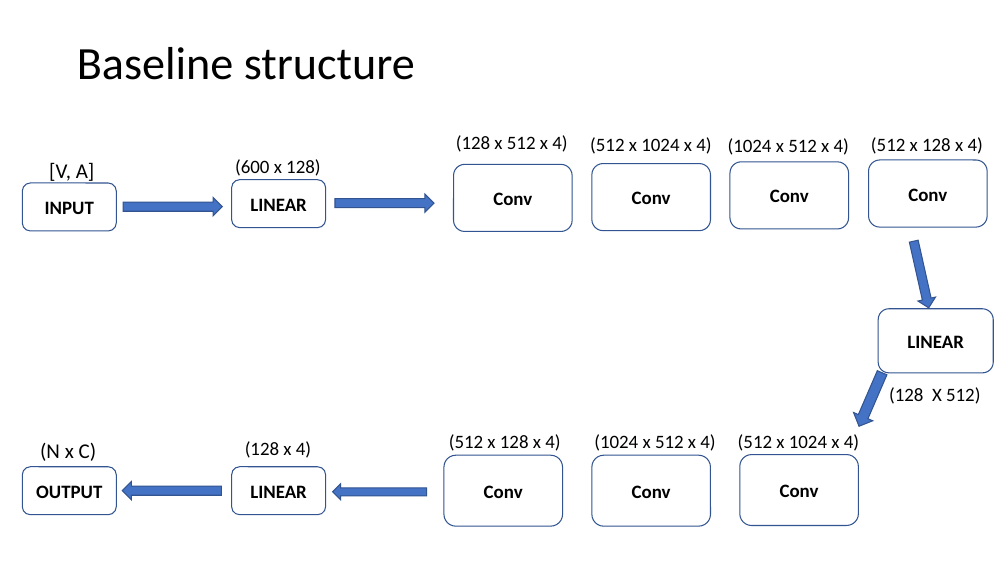
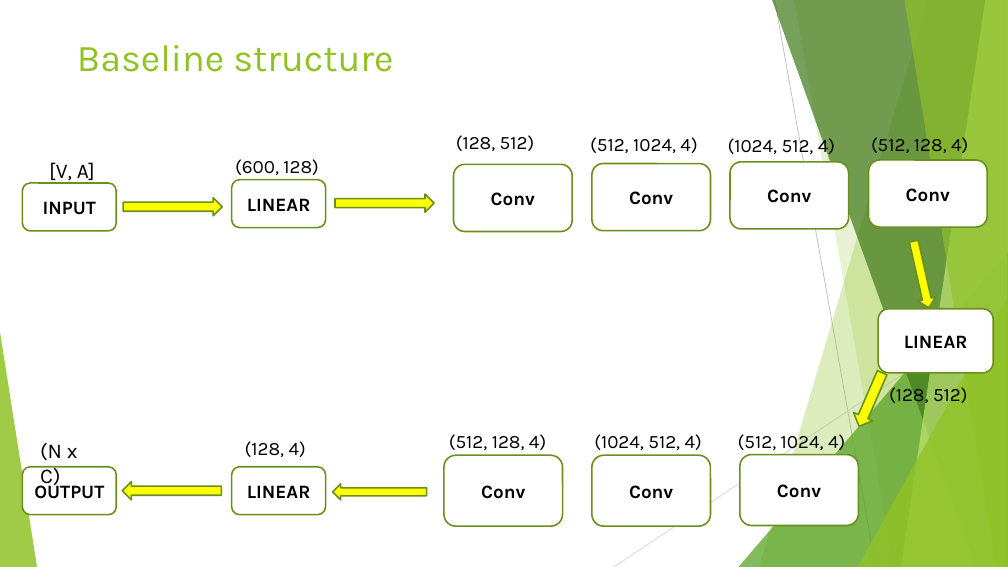
Before and after one commit to bql20000/Full_Flax, a slide deck: slide 13 of KV3 - Fullflax.pptx (slide 8 before the commit). Drawn at 1008x567 pixels with LibreOffice and Linux fonts; fonts in the diff are those of the drawing. Boxes give left, top, right and bottom in pixels: in the first picture for what was removed or moved away, otherwise in the second. Text is boxed around its words. In the diff, an @@ line names an element or a change of style, - is before the commit and + after.

Commit message:
fix slide

```diff
--- a/KV3 - Fullflax.pptx
+++ b/KV3 - Fullflax.pptx
@@ title "Baseline structure" at bbox=[77, 45, 393, 72]: size 44 to 36 pt, font Calibri to Karla, text colour #000000 to #90C226; line spacing 0.9 to 1; vertical alignment middle to top @@
@@ text at bbox=[456, 135, 535, 151]: text changed; font Calibri to Karla @@
-(128 x 512 x 4)
+(128, 512)
@@ text at bbox=[590, 137, 697, 153]: text changed; font Calibri to Karla @@
-(512 x 1024 x 4)
+(512, 1024, 4)
@@ text at bbox=[728, 135, 835, 158]: text changed; font Calibri to Karla @@
-(1024 x 512 x 4)
+(1024, 512, 4)
@@ text at bbox=[871, 137, 968, 153]: text changed; font Calibri to Karla @@
-(512 x 128 x 4)
+(512, 128, 4)
@@ text "[V, A]" at bbox=[49, 162, 95, 184]: font Calibri to Karla @@
@@ text at bbox=[235, 159, 318, 175]: text changed; font Calibri to Karla @@
-(600 x 128)
+(600, 128)
@@ group added at bbox=[0, 0, 1008, 567]: 5 freeform shapes, 3 triangles, 2 lines @@
@@ text at bbox=[889, 384, 968, 407]: text changed; font Calibri to Karla @@
-(128 X 512)
+(128, 512)
@@ text "(N x C)" at bbox=[40, 443, 78, 489]: font Calibri to Karla @@
@@ text at bbox=[245, 441, 306, 457]: text changed; font Calibri to Karla @@
-(128 x 4)
+(128, 4)
@@ text at bbox=[449, 434, 546, 450]: text changed; font Calibri to Karla @@
-(512 x 128 x 4)
+(512, 128, 4)
@@ text at bbox=[594, 434, 702, 450]: text changed; font Calibri to Karla @@
-(1024 x 512 x 4)
+(1024, 512, 4)
@@ text at bbox=[738, 431, 845, 454]: text changed; font Calibri to Karla @@
-(512 x 1024 x 4)
+(512, 1024, 4)
@@ font Calibri to Karla; outline #325491 1 pt to #6B901C 1.5 pt in 12 elements at bbox=[23, 183, 116, 231], bbox=[231, 180, 325, 228], bbox=[444, 455, 563, 526], bbox=[740, 454, 859, 526], bbox=[592, 455, 711, 526], bbox=[879, 309, 994, 373], bbox=[592, 163, 711, 231], bbox=[869, 160, 988, 228], bbox=[730, 162, 849, 229], bbox=[231, 467, 325, 514], bbox=[454, 164, 572, 231], bbox=[23, 467, 116, 514] @@
@@ fill #4472C4 to #FFFF00; outline #325491 1 pt to #6B901C 1.5 pt in 6 elements at bbox=[123, 197, 222, 216], bbox=[335, 194, 434, 212], bbox=[905, 239, 937, 310], bbox=[849, 369, 892, 431], bbox=[333, 484, 426, 500], bbox=[123, 482, 222, 500] @@
```
Also in this commit, not shown: 16 other slides changed, 6 slides added.
